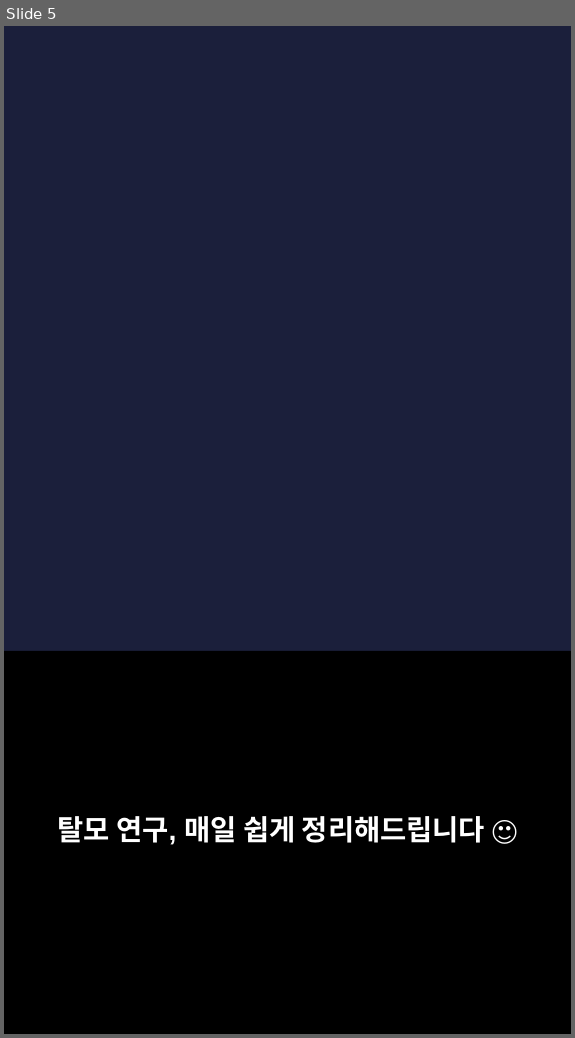
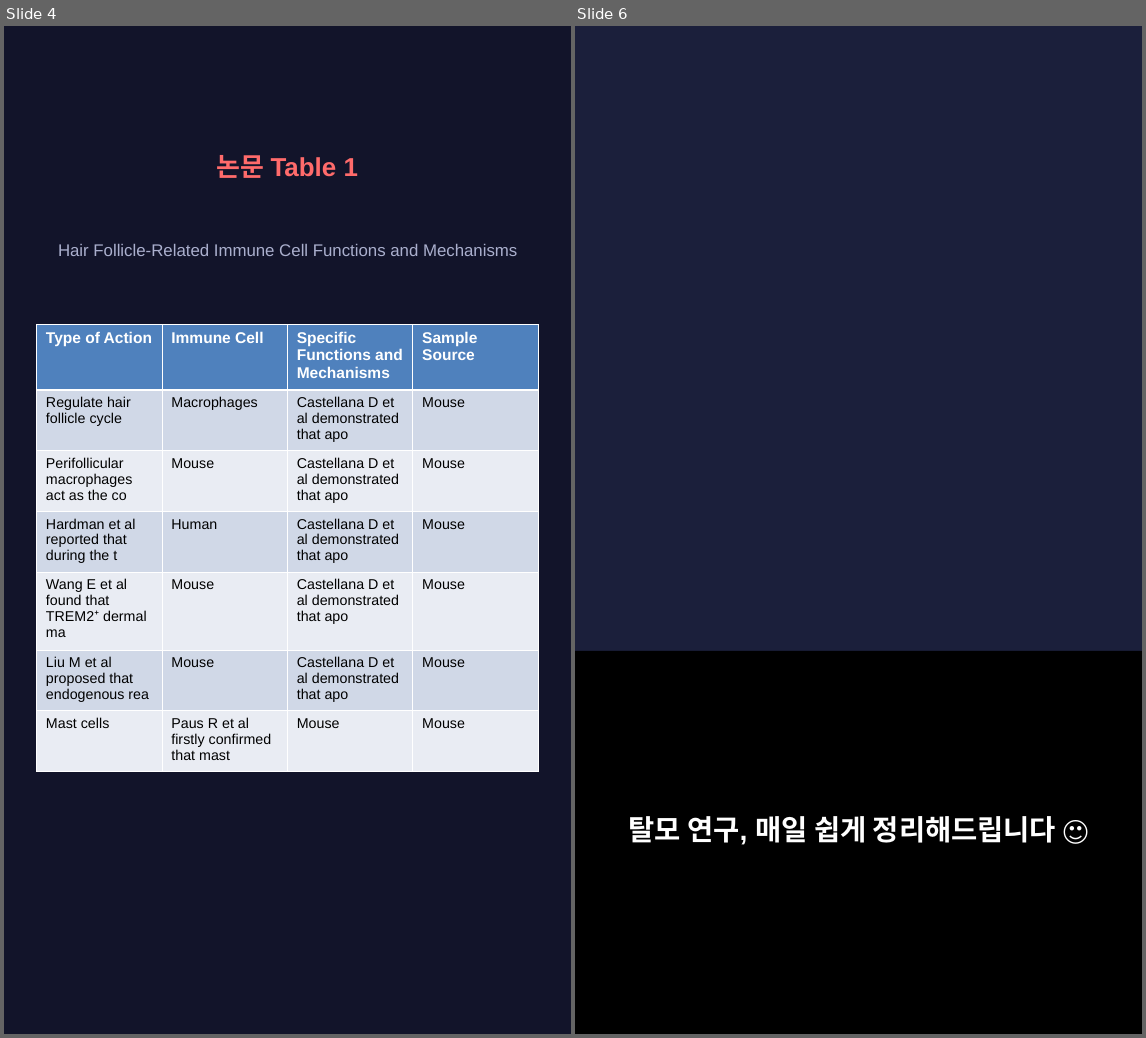
Before and after one commit to hyokang2010-BJ-ANTH/product-builder-test, a slide deck: pwa/data/latest/slides.pptx. Shown side by side, each under a label of ours: slide 5 before the commit, slides 4 and 6 after it; the slides between them are not shown. The pictures are 575x1038 and 1146x1038 pixels, drawn with LibreOffice and Linux fonts; fonts in the diff are those of the drawing; background and template pictures are left out. Boxes give left, top, right and bottom in pixels: in the first picture for what was removed or moved away, otherwise in the second. Text is boxed around its words. In the diff, an @@ line names an element or a change of style, - is before the commit and + after.

```diff
--- a/pwa/data/latest/slides.pptx
+++ b/pwa/data/latest/slides.pptx
@@ slide 4 added at <box>4,26,571,1034</box>, background #12142A @@
@@ text added at <box>217,155,358,178</box>, 20 pt, text #FF6B6B, bold @@
+논문 Table 1
@@ text added at <box>58,244,517,256</box>, 13 pt, text #AAAFCD @@
+Hair Follicle-Related Immune Cell Functions and Mechanisms
@@ table added at <box>37,324,536,764</box>, 7 rows, 4 columns @@
+Type of Action | Immune Cell | Specific Functions and Mechanisms | Sample Source
+Regulate hair follicle cycle | Macrophages | Castellana D et al demonstrated that apo | Mouse
+Perifollicular macrophages act as the co | Mouse | Castellana D et al demonstrated that apo | Mouse
+Hardman et al reported that during the t | Human | Castellana D et al demonstrated that apo | Mouse
+Wang E et al found that TREM2⁺ dermal ma | Mouse | Castellana D et al demonstrated that apo | Mouse
+Liu M et al proposed that endogenous rea | Mouse | Castellana D et al demonstrated that apo | Mouse
+Mast cells | Paus R et al firstly confirmed that mast | Mouse | Mouse
@@ what was slide 5 is now slide 6 @@
```
Also in this commit, not shown: 2 slides changed, 6 other slides added, 6 slides removed, 28 other files.
